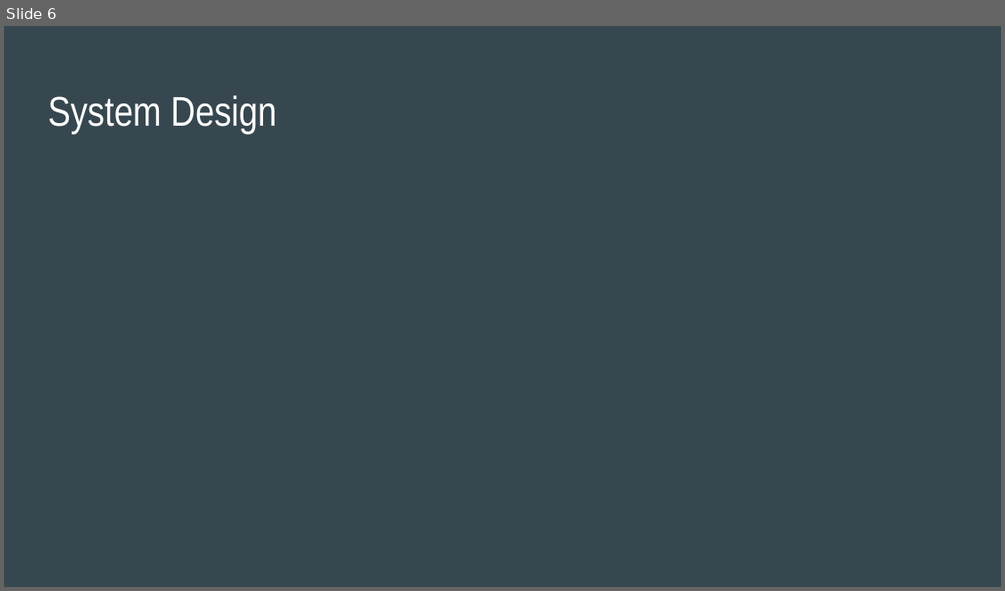
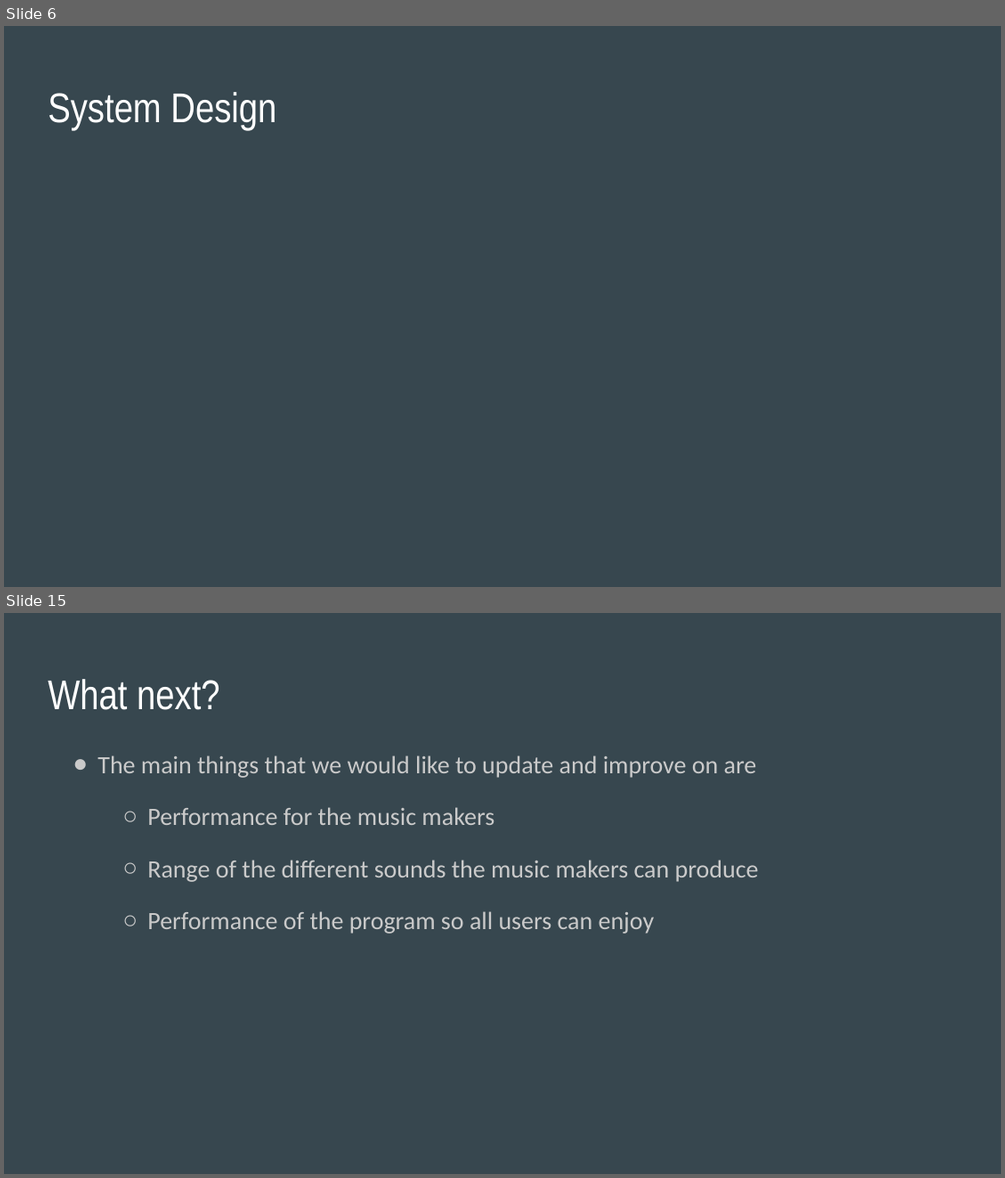
Before and after one commit to jon3654/synthsgw, a slide deck: Presentation.odp. Shown one above the other, each under a label of ours: slide 6 before the commit, slides 6 and 15 after it; the slides between them are not shown. The pictures are 1005x591 and 1005x1178 pixels, drawn with LibreOffice and Linux fonts; fonts in the diff are those of the drawing. Boxes give left, top, right and bottom in pixels: in the first picture for what was removed or moved away, otherwise in the second. Text is boxed around its words. In the diff, an @@ line names an element or a change of style, - is before the commit and + after.

```diff
--- a/Presentation.odp
+++ b/Presentation.odp
@@ slide 15 added at [4, 613, 1001, 1174], background #37474F @@
@@ title added at [48, 679, 220, 710], 30 pt, text #FFFFFF @@
+What next?
@@ text added at [97, 755, 759, 933], 18 pt, text #CACACA @@
+● The main things that we would like to update and improve on are
+  ○ Performance for the music makers
+  ○ Range of the different sounds the music makers can produce
+  ○ Performance of the program so all users can enjoy
@@ slide 6 changed as well @@
@@ title "System Design" at [48, 92, 276, 130]: vertical alignment top to middle @@
```
Also in this commit, not shown: 4 other slides changed, 11 other slides added, 1 slide removed.
